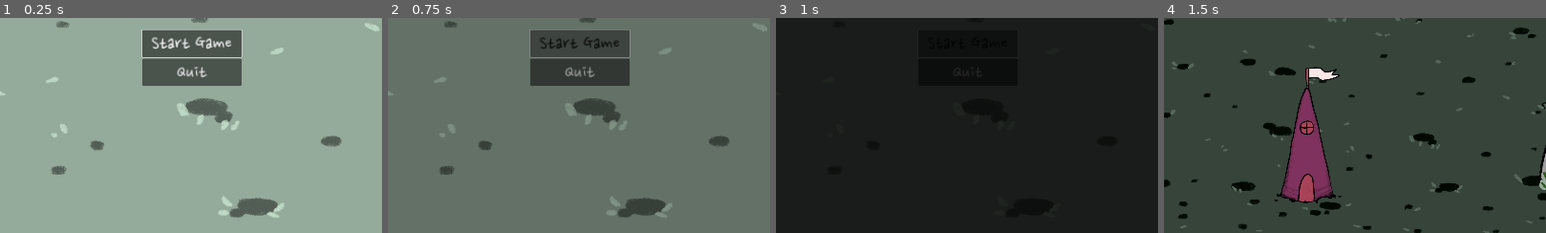
Above: before the commit, frames 1-4 (left to right).
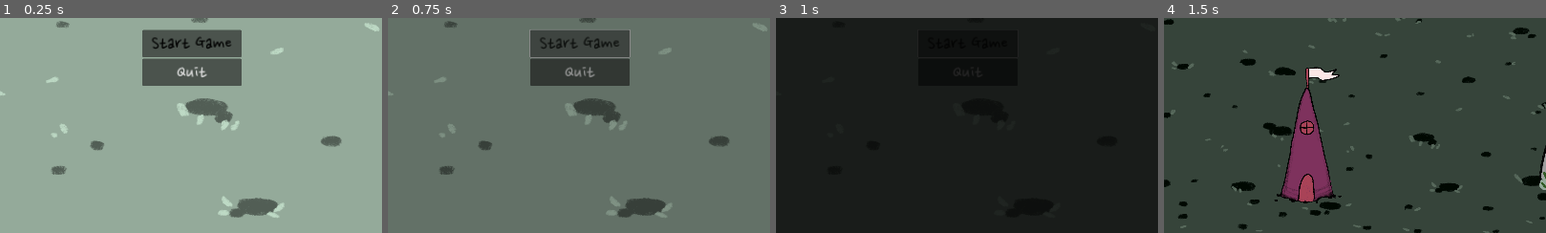
Above: after the commit, the same moments.

Repository: TheJP/GMTKGameJam2023
Game: Godot game, scene res://titleScreen.tscn
Same seed, same stepped clock (60 frames per second), same inputs: the game is played once before the commit and once after it. This scene is started directly instead of the project's main scene.
Inputs (mouse positions are % of the whole screen's width and height, from its top left):
- Up to frame 1 (0.25 s): no input
- Up to frame 2 (0.75 s): click "Start Game" at 0.5 s
- Up to frame 3 (1 s): no input
- Up to frame 4 (1.5 s): move the mouse to (47, 2) at 1.27 s; press the mouse at (47, 2) at 1.28 s; hold D (move_right) from 1.28 s (still down)
The pictures show only the part of the screen within x 25-75%, y 50-100%; the shares and areas given below are measured in that part.

The runs differ from the first frame. In frame 1, 0.9% of the frame differs, in the area x 37-64%, y 5-19%; in frame 2, nothing differs; in frame 3, nothing differs; in frame 4, nothing differs.
Error after the commit: Attempt to call function 'grab_focus' in base 'null instance' on a null instance. (res://UIElements/titleScreen.gd:6)

Commit message:
Add enemy death behaviour and spawn corpse

Diff:
--- /dev/null
+++ b/GMTKGameJam2023/Enemy/death_behaviour.gd
@@ -0,0 +1,6 @@
+class_name DeathBehaviour
+
+extends Node
+
+func on_death():
+	get_parent().queue_free()
--- a/GMTKGameJam2023/Enemy/enemy.gd
+++ b/GMTKGameJam2023/Enemy/enemy.gd
@@ -1 +1,5 @@
 extends CharacterBody2D
+
+func _on_entity_health_changed(new_health):
+	if (new_health < 0):
+		$DeathBehaviour.on_death()
--- a/GMTKGameJam2023/Enemy/enemy.tscn
+++ b/GMTKGameJam2023/Enemy/enemy.tscn
@@ -1,9 +1,10 @@
-[gd_scene load_steps=6 format=3 uid="uid://dugyay08um7n5"]
+[gd_scene load_steps=7 format=3 uid="uid://dugyay08um7n5"]
 
 [ext_resource type="PackedScene" uid="uid://c35lb4hpkomqd" path="res://entity/entity.tscn" id="1_kritv"]
 [ext_resource type="Script" path="res://enemy/enemy.gd" id="1_yo7jp"]
 [ext_resource type="Texture2D" uid="uid://bn7m6cnvlexvu" path="res://Assets/Enemy/Enemy_A.png" id="3_o5mcp"]
-[ext_resource type="PackedScene" uid="uid://cuiv0xc0vlbr7" path="res://enemy/attack_enemy.tscn" id="4_xb3t8"]
+[ext_resource type="PackedScene" uid="uid://cuiv0xc0vlbr7" path="res://Enemy/attack_enemy.tscn" id="4_xb3t8"]
+[ext_resource type="Script" path="res://Enemy/spawn_corpse.gd" id="5_16jdd"]
 
 [sub_resource type="CapsuleShape2D" id="CapsuleShape2D_gqael"]
 radius = 36.0
@@ -27,3 +28,9 @@
 shape = SubResource("CapsuleShape2D_gqael")
 
 [node name="AttackEnemy" parent="." instance=ExtResource("4_xb3t8")]
+
+[node name="DeathBehaviour" type="Node" parent="."]
+script = ExtResource("5_16jdd")
+corpse_texture = ExtResource("3_o5mcp")
+
+[connection signal="health_changed" from="Entity" to="." method="_on_entity_health_changed"]
--- /dev/null
+++ b/GMTKGameJam2023/Enemy/enemy_corpse.tscn
@@ -0,0 +1,9 @@
+[gd_scene load_steps=2 format=3 uid="uid://nyar4j337v8u"]
+
+[ext_resource type="Texture2D" uid="uid://bn7m6cnvlexvu" path="res://Assets/Enemy/Enemy_A.png" id="1_vn68c"]
+
+[node name="EnemyCorpse" type="Sprite2D"]
+z_index = -5
+rotation = 1.5708
+scale = Vector2(0.15, 0.15)
+texture = ExtResource("1_vn68c")
--- /dev/null
+++ b/GMTKGameJam2023/Enemy/spawn_corpse.gd
@@ -0,0 +1,10 @@
+extends DeathBehaviour
+
+var enemy_corpse = preload("res://Enemy/enemy_corpse.tscn")
+@export var corpse_texture : Texture
+
+func on_death():
+	var corpse = enemy_corpse.instantiate()
+	get_tree().root.get_node("Game/GameCanvasLayer/Corpses").add_child(corpse)
+	corpse.global_position = get_parent().global_position
+	super.on_death()
--- a/GMTKGameJam2023/entity/entity.gd
+++ b/GMTKGameJam2023/entity/entity.gd
@@ -1,4 +1,10 @@
 class_name Entity
 extends Node
 
-@export var health = 100
+signal health_changed(new_health)
+
+@export var health = 100 : set = on_health_changed
+
+func on_health_changed(new_health):
+	health = new_health
+	health_changed.emit(new_health)
--- a/GMTKGameJam2023/main.tscn
+++ b/GMTKGameJam2023/main.tscn
@@ -42,6 +42,8 @@
 [node name="Enemy" parent="GameCanvasLayer/Enemies" instance=ExtResource("2_lexij")]
 position = Vector2(627, 369)
 
+[node name="Corpses" type="Node" parent="GameCanvasLayer"]
+
 [node name="UICanvasLayer" type="CanvasLayer" parent="."]
 layer = 3
 
--- a/GMTKGameJam2023/titleScreen.tscn
+++ b/GMTKGameJam2023/titleScreen.tscn
@@ -52,7 +52,6 @@
 layout_mode = 2
 
 [node name="Start Game Button" type="Button" parent="UI Box/CenterContainer/VBoxContainer/MarginContainer/VBoxContainer"]
-unique_name_in_owner = true
 custom_minimum_size = Vector2(150, 50)
 layout_mode = 2
 theme_override_colors/font_color = Color(0, 0, 0, 1)
